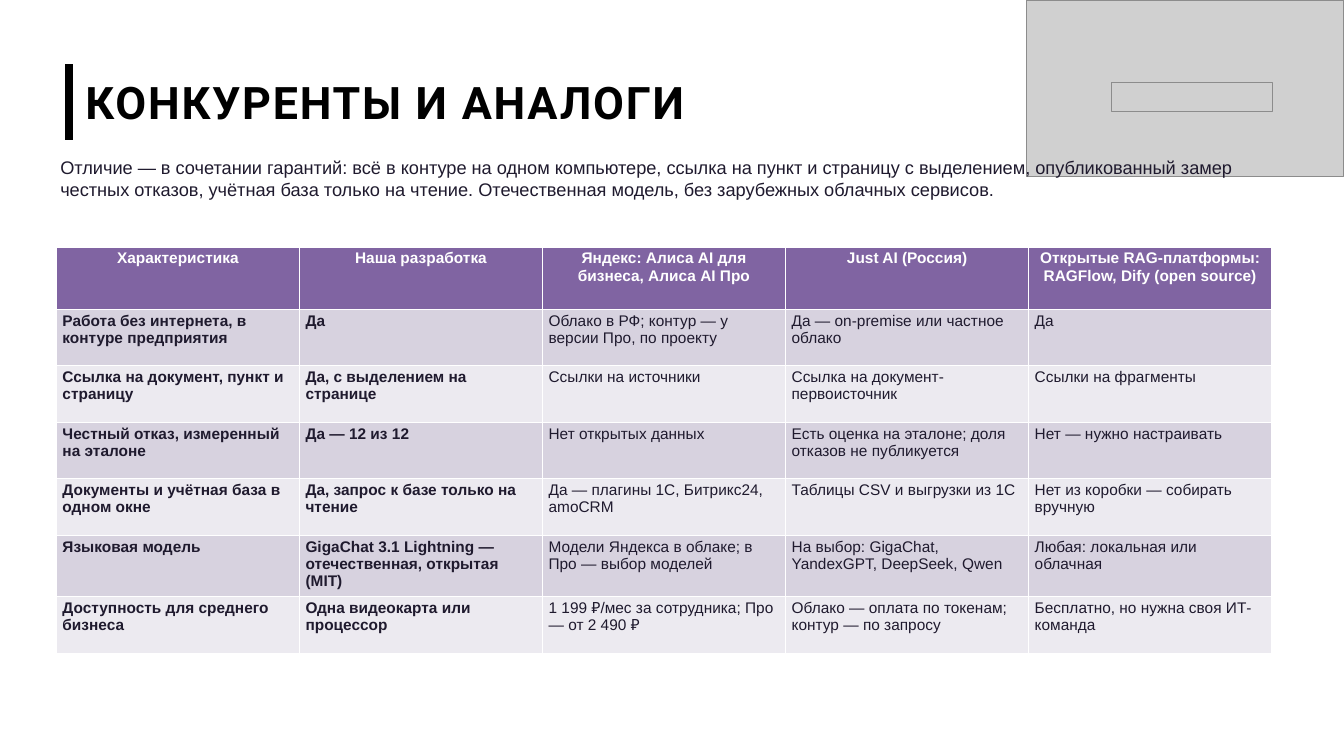
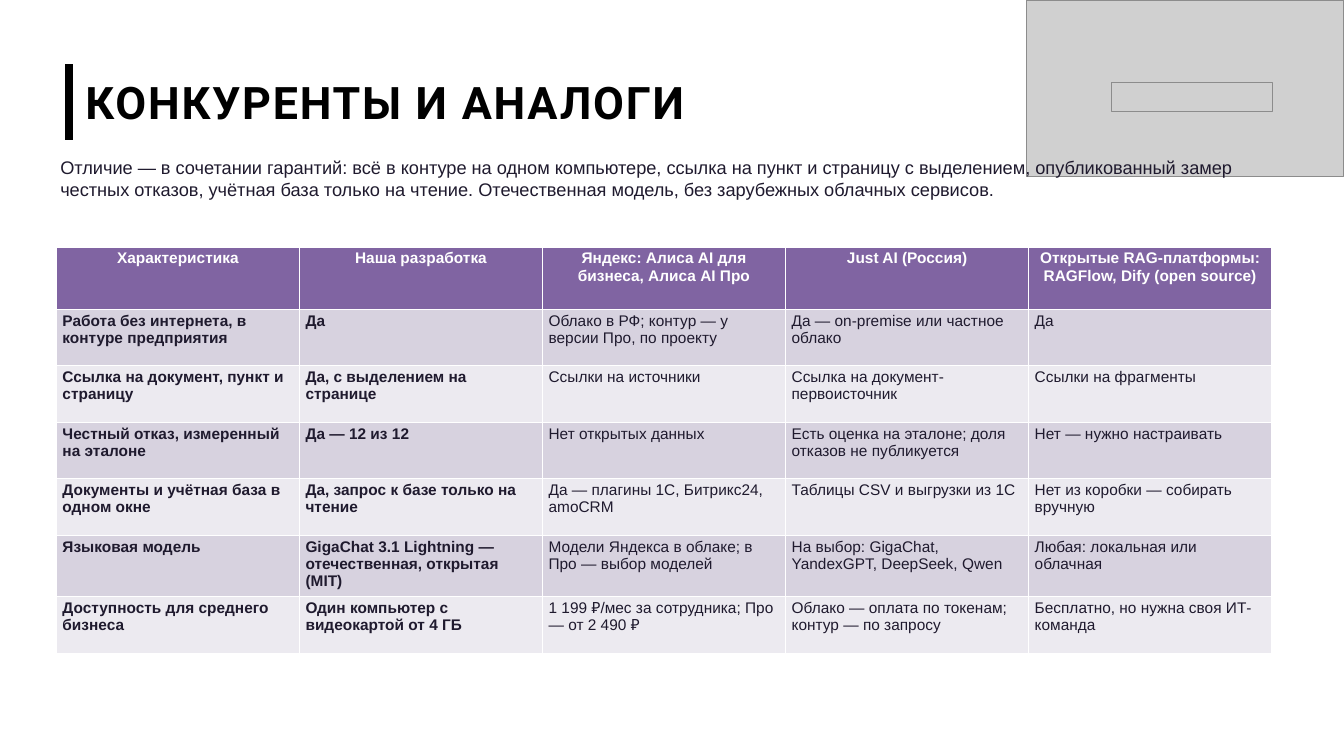
Before and after one commit to imaO0O/acselerator, a slide deck: slide 8 of docs/slides/prezentatsiya.pptx. Drawn at 1344x756 pixels with LibreOffice and Linux fonts; fonts in the diff are those of the drawing; grey boxes stand for pictures; background and template pictures are left out. Boxes give left, top, right and bottom in pixels: in the first picture for what was removed or moved away, otherwise in the second. Text is boxed around its words. In the diff, an @@ line names an element or a change of style, - is before the commit and + after.

```diff
--- a/docs/slides/prezentatsiya.pptx
+++ b/docs/slides/prezentatsiya.pptx
@@ table at (56, 247, 1271, 648) @@
-row 7, column 2: Одна видеокарта или процессор
+row 7, column 2: Один компьютер с видеокартой от 4 ГБ
```
Also in this commit, not shown: 10 other slides changed, 5 other files.
